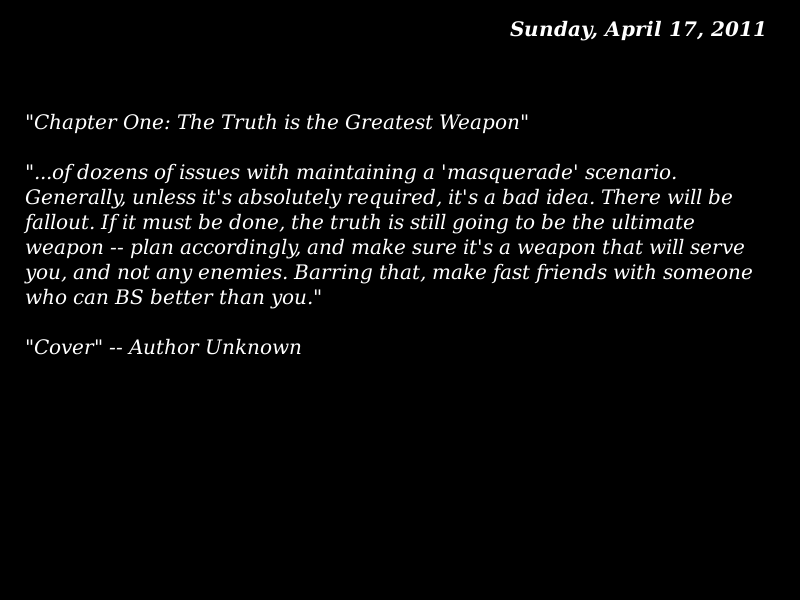
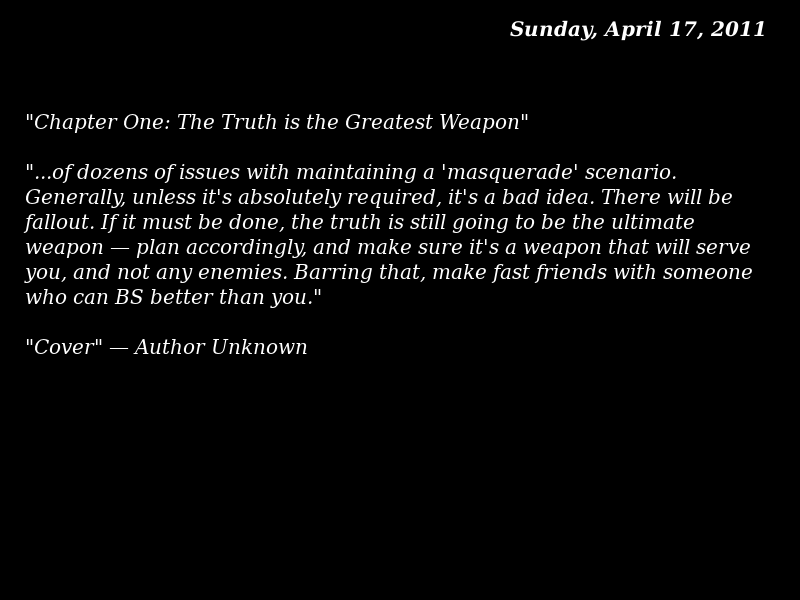
Before/after of a 800px x 600px layered artwork. What changed in the layer stack:
painted on "'Chapter One: The Truth is the..." over [23, 113, 752, 355]
